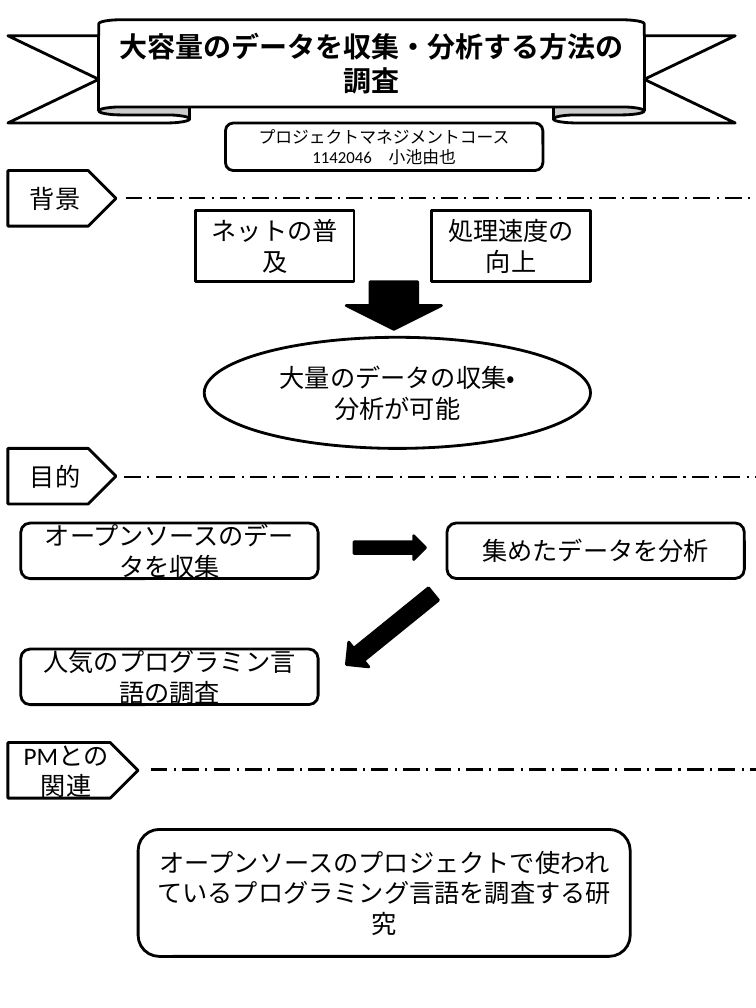
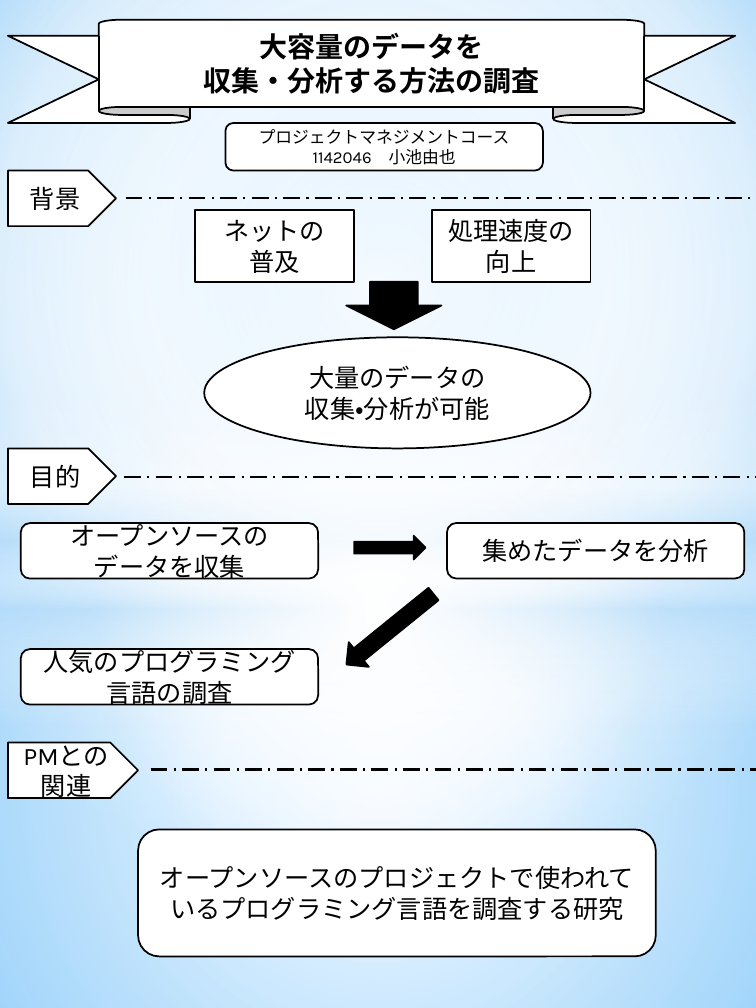
Before and after one commit to keimatsui/kadai, a slide deck: slide 1 of 課題研究/2013/小池由也/ポスター.pptx. Drawn at 756x1008 pixels with LibreOffice and Linux fonts; fonts in the diff are those of the drawing. Boxes give left, top, right and bottom in pixels: in the first picture for what was removed or moved away, otherwise in the second. Text is boxed around its words. In the diff, an @@ line names an element or a change of style, - is before the commit and + after.

```diff
--- a/課題研究/2013/小池由也/ポスター.pptx
+++ b/課題研究/2013/小池由也/ポスター.pptx
@@ background #FFFFFF to gradient #9ED5FF to #FFFFFF to #5BB9FF @@
@@ rectangle added at box(0, 0, 756, 569), fill gradient #FFFFFF to #B4DCFA @@
@@ text in ribbon at box(203, 33, 539, 94): text changed @@
-大容量のデータを収集・分析する方法の調査
+大容量のデータを
+収集・分析する方法の調査
@@ ellipse added at box(0, 235, 756, 985), fill gradient #FFFFFF @@
@@ text in rectangle at box(224, 219, 325, 273): text changed; font Calibri to Karla @@
-ネットの普及
+ネットの
+普及
@@ outline #000000 2 pt to #000000 1.25 pt in 6 elements at box(8, 20, 735, 123), box(196, 211, 354, 282), box(205, 338, 591, 449), box(21, 523, 319, 579), box(21, 649, 319, 705), box(347, 282, 442, 330) @@
@@ text in ellipse at box(305, 365, 490, 420): text changed; font Calibri to Karla @@
-大量のデータの収集・分析が可能
+大量のデータの
+収集・分析が可能
@@ rectangle added at box(0, 390, 756, 726), fill gradient #FFFFFF to #B4DCFA @@
@@ text in rounded rectangle at box(70, 520, 269, 580): text changed; font Calibri to Karla @@
-オープンソースのデータを収集
+オープンソースの
+データを収集
@@ rectangle added at box(0, 569, 756, 1008), fill gradient #FFFFFF to #B4DCFA @@
@@ text in rounded rectangle at box(43, 646, 295, 706): text changed; font Calibri to Karla @@
-人気のプログラミン言語の調査
+人気のプログラミング言語の調査
@@ font Calibri to Karla; outline #000000 2 pt to #000000 1.25 pt in 7 elements at box(226, 123, 543, 170), box(8, 170, 116, 226), box(431, 211, 590, 282), box(8, 449, 116, 504), box(447, 523, 744, 579), box(8, 743, 138, 798), box(138, 830, 656, 957) @@
@@ rounded rectangle "オープンソースのプロジェクトで使われているプログラミング言語を調査する研究": place and size @@
-rounded rectangle "オープンソースのプロジェクトで使われているプログラミング言語を調査する研究" at box(138, 830, 630, 957)
+rounded rectangle "オープンソースのプロジェクトで使われているプログラミング言語を調査する研究" at box(138, 830, 656, 957)
```
Also in this commit, not shown: 1 other slide changed.
